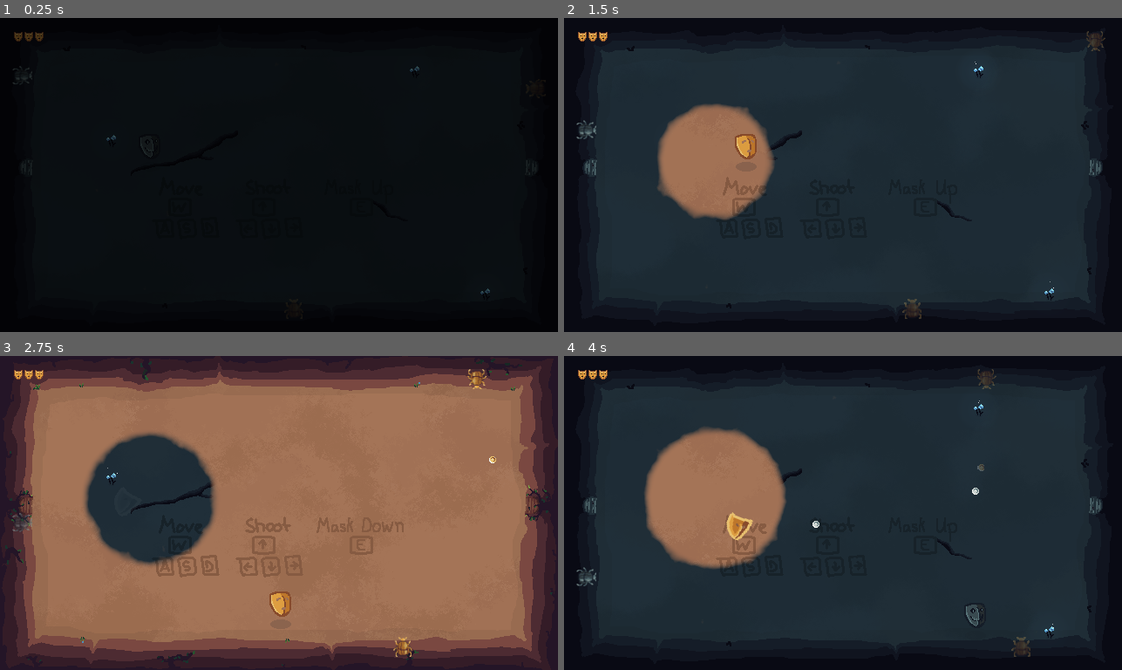
Above: before the commit, frames 1-4 (two rows, left to right).
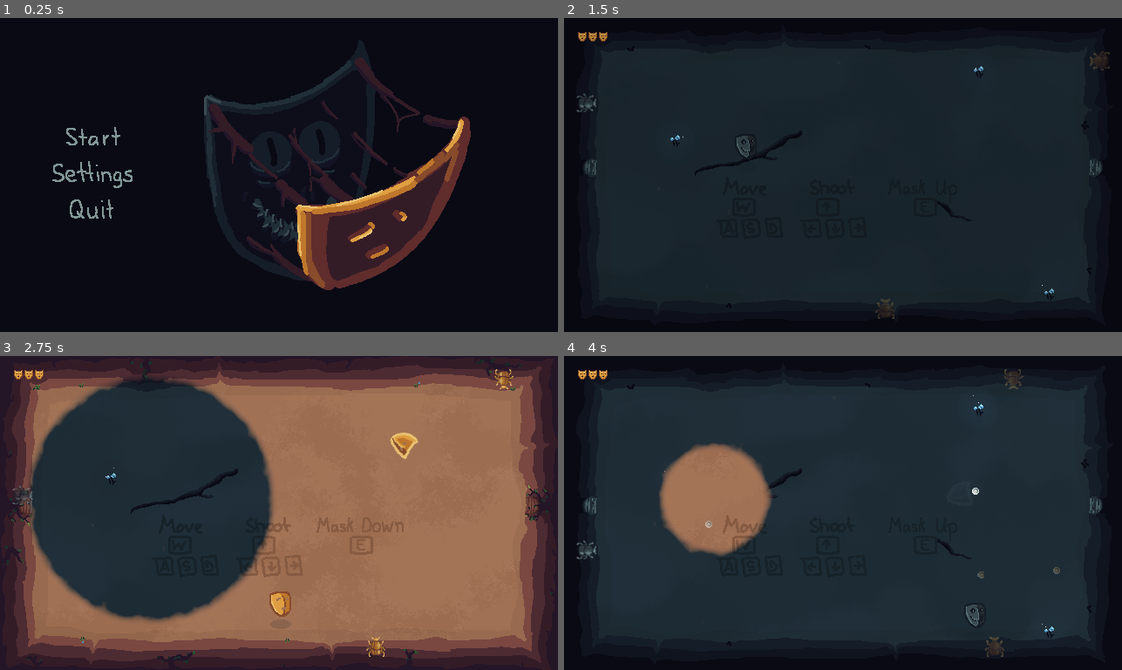
Above: after the commit, the same moments.

Repository: MarcelBlasius/Global-Game-Jam-2026
Game: Godot game, scene res://scenes/silas/main_menu.tscn
The game is run twice, just before and just after one commit, with the same random seed, the same clock (stepped at 60 frames per second) and the same inputs. Before the commit the project starts from res://scenes/main_scene.tscn.
Inputs (mouse positions are in pixels of both pictures, inside the frame that each line leads up to):
- Up to frame 1 (0.25 s): no input
- Up to frame 2 (1.5 s): click (658, 137) at 0.52 s; tap Enter at 1.25 s; move the mouse to (965, 159) at 1.27 s; hold D (right) from 1.28 s (still down); tap Shift at 1.35 s; click (965, 159) at 1.42 s
- Up to frame 3 (2.75 s): move the mouse to (167, 528) at 2.02 s; release D (right) at 2.03 s; hold S (down) from 2.03 s (still down); tap Ctrl at 2.1 s
- Up to frame 4 (4 s): move the mouse to (898, 443) at 2.77 s; release S (down) at 2.78 s; hold D (right) 2.78-3.53 s; tap Shift at 2.85 s; move the mouse to (815, 575) at 3.52 s; hold Up (shoot up) from 3.53 s (still down); tap Ctrl at 3.6 s; click (815, 575) at 3.67 s

The runs differ from the first frame. In frame 1, 12% of the frame differs, in the area x 2-96%, y 4-89%; in frame 2, 6.8%; in frame 3, 21%, in the area x 2-93%, y 4-96%; in frame 4, 5.3%.

Commit message:
always play theme music

Diff:
--- a/spectra/project.godot
+++ b/spectra/project.godot
@@ -11,13 +11,14 @@
 [application]
 
 config/name="Spectra"
-run/main_scene="uid://bkn7yb5jcjed1"
+run/main_scene="uid://owtaduiouwa3"
 config/features=PackedStringArray("4.6", "GL Compatibility")
 config/icon="res://icon.svg"
 
 [autoload]
 
 Settings="*uid://chhbbgg32e8fj"
+ThemeMusic="*uid://c25mfmbp1fp1f"
 
 [display]
 
--- /dev/null
+++ b/spectra/scenes/ThemeMusic.tscn
@@ -0,0 +1,8 @@
+[gd_scene format=3 uid="uid://c25mfmbp1fp1f"]
+
+[ext_resource type="AudioStream" uid="uid://dt0jv8scmnscu" path="res://ressources/dark_theme.mp3" id="1_vwcqx"]
+
+[node name="ThemeMusic" type="AudioStreamPlayer" unique_id=1623057769]
+stream = ExtResource("1_vwcqx")
+autoplay = true
+parameters/looping = true
--- a/spectra/scenes/main_scene.tscn
+++ b/spectra/scenes/main_scene.tscn
@@ -12,7 +12,6 @@
 [ext_resource type="PackedScene" uid="uid://bv25mwaky7njn" path="res://scenes/silas/background.tscn" id="5_nugp1"]
 [ext_resource type="PackedScene" uid="uid://cvq60bc51xilo" path="res://scenes/player.tscn" id="6_4la4h"]
 [ext_resource type="PackedScene" uid="uid://cp8s52c5gtk3a" path="res://scenes/enemies/SunBeetle.tscn" id="7_c1pb6"]
-[ext_resource type="AudioStream" uid="uid://dt0jv8scmnscu" path="res://ressources/dark_theme.mp3" id="7_c16ls"]
 [ext_resource type="PackedScene" uid="uid://dt2713sbc5xi5" path="res://scenes/silas/game_menu.tscn" id="8_18nlu"]
 [ext_resource type="PackedScene" uid="uid://denkrvknh5f3c" path="res://scenes/enemies/GrayBeetle.tscn" id="9_e1cbu"]
 [ext_resource type="PackedScene" path="res://scenes/silas/health_bar.tscn" id="10_6wevv"]
@@ -168,9 +167,4 @@
 position = Vector2(172, 154)
 speed = 200
 
-[node name="DarkTheme" type="AudioStreamPlayer" parent="." unique_id=1238683811]
-stream = ExtResource("7_c16ls")
-autoplay = true
-parameters/looping = true
-
 [connection signal="player_died" from="player" to="." method="_on_player_player_died"]
